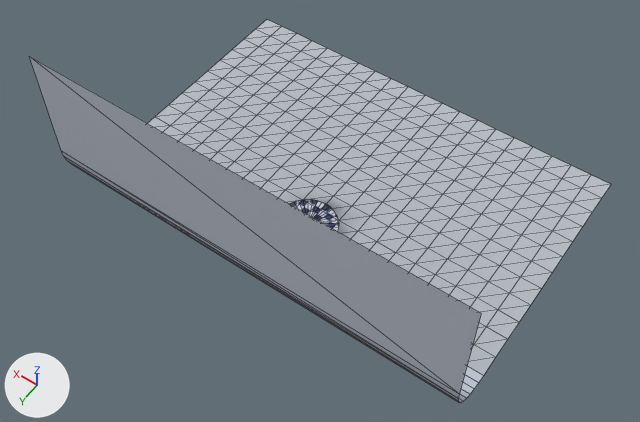
What one commit did to the glTF model Assets/Lab/lab.glb.
One viewpoint serves both versions: a 50 mm camera at (-14.3, 19.1, 31.5) aimed at (-0.8, 0.1, 1.7). The lights are fixed; the arrows at lower left show +X, +Y and +Z. The older version comes first. Mesh edges are drawn as thin lines. Vertices at exactly the same position are counted once.

Objects in the first picture: 'lab'.
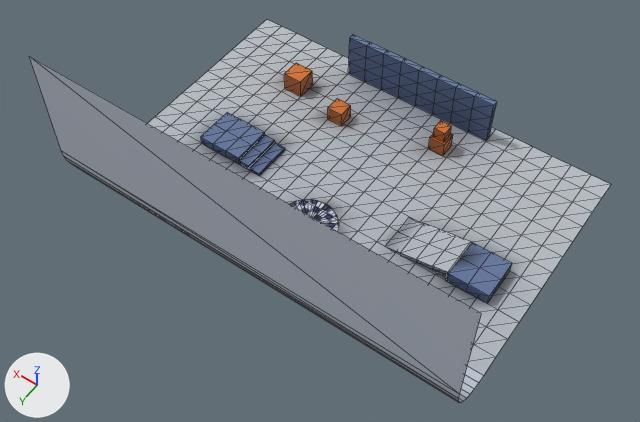
Where the change shows, as pixel boxes (x1, y1, x2, y2) in the pictures (640 x 422 px):
part 1 of me_atom_lab, added: after (433, 121, 452, 142)
part 2 of me_atom_lab, added (blue): after (349, 34, 497, 141)
part 3 of me_atom_lab, added: after (387, 218, 472, 275)
part 4 of me_atom_lab, added (blue): after (239, 135, 285, 176)
part 5 of me_atom_lab, added (blue): after (446, 241, 512, 303)
part 6 of me_atom_lab, added: after (201, 98, 453, 164)
part 7 of me_atom_lab, added (orange): after (284, 63, 313, 96)
part 8 of me_atom_lab, recoloured: (182, 57, 526, 314) in both

Edits to the bpy script that builds the scene:
```text
Add img_atom_lab_block:
    img_atom_lab_block = load_image('atom_lab_block', '_unpacked/atom_lab_block', 16, 16, 'sRGB')
Add img_atom_lab_crate:
    img_atom_lab_crate = load_image('atom_lab_crate', '_unpacked/atom_lab_crate', 16, 16, 'sRGB')
Add mat_atom_lab_block:
    mat_atom_lab_block = bpy.data.materials.new('atom_lab_block')
    # uses the picture img_atom_lab_block
Add mat_atom_lab_crate:
    mat_atom_lab_crate = bpy.data.materials.new('atom_lab_crate')
    # uses the picture img_atom_lab_crate
Change me_atom_lab:
    used by ob_lab; location = (0.0, 0.0, 0.0)
    verts and faces of me_atom_lab; kept vertices keep their numbers, new ones are numbered from 377
    remove me_atom_lab.from_pydata(...)  # 377 vertices, 622 faces; spans x -10.0..10.0, y -10.0..4.5, z 0.0..8.0
    add me_atom_lab.from_pydata(...)  # 569 vertices, 932 faces; spans x -10.0..10.0, y -10.0..4.5, z -0.2..8.0
    me_atom_lab part 1: a new loose piece, a box spanning x -2.7..-2.1, y -7.7..-7.1, z 0.8..1.4, in mat_atom_lab_crate
    me_atom_lab part 2: a new loose piece of 72 vertices spanning x -4.0..4.0, y -9.3..-9.1, z 0.0..2.4, in mat_atom_lab_block
    me_atom_lab part 3: a new loose piece of 30 vertices spanning x -6.6..-3.4, y -3.0..-1.0, z -0.2..0.6, in mat_atom_lab_floor
    me_atom_lab part 4: a new loose piece of 21 vertices spanning x 3.5..4.7, y -3.0..-1.0, z 0.0..0.3, in mat_atom_lab_block
    me_atom_lab part 5: a new loose piece of 17 vertices spanning x -8.5..-6.5, y -3.0..-1.0, z 0.0..0.6, in mat_atom_lab_block
    me_atom_lab part 6
    26 vertices are added at x -2.8..7.0, y -7.8..-1.0, z 0.0..0.8
    10 new vertices lie (0.8, 0.0, 0.0) away from vertices in x -2.8..6.2, y -7.8..-1.0, z 0.0..0.8
    32 new faces join them, mat_atom_lab_block
    20 new faces join them, mat_atom_lab_crate
    me_atom_lab part 7
    add verts[411] = (5.0, -6.3, 0.0)  # pixel (300, 96)
    add verts[412] = (5.0, -7.3, 0.0)  # pixel (312, 85)
    add verts[413] = (5.0, -6.3, 1.0)  # pixel (300, 81)
    add verts[414] = (5.0, -7.3, 1.0)  # pixel (312, 70)
    add for new, old in zip([*range(415, 419)], [*range(411, 415)]): verts[new] = verts[old] + (1.0, 0.0, 0.0)
    add faces += [(415, 417, 416), (416, 417, 418), (411, 412, 414), (411, 414, 413), (411, 413, 415), (413, 417, 415)]  # mat_atom_lab_crate
    add faces += [(412, 416, 418), (412, 418, 414), (414, 418, 417), (413, 414, 417)]  # mat_atom_lab_crate
    me_atom_lab part 8: 530 kept faces spanning x -10.0..10.0, y -10.0..4.5, z 0.0..8.0 get new vertex colours
    add me_atom_lab.materials.append(mat_atom_lab_block)
    add me_atom_lab.materials.append(mat_atom_lab_crate)
```
